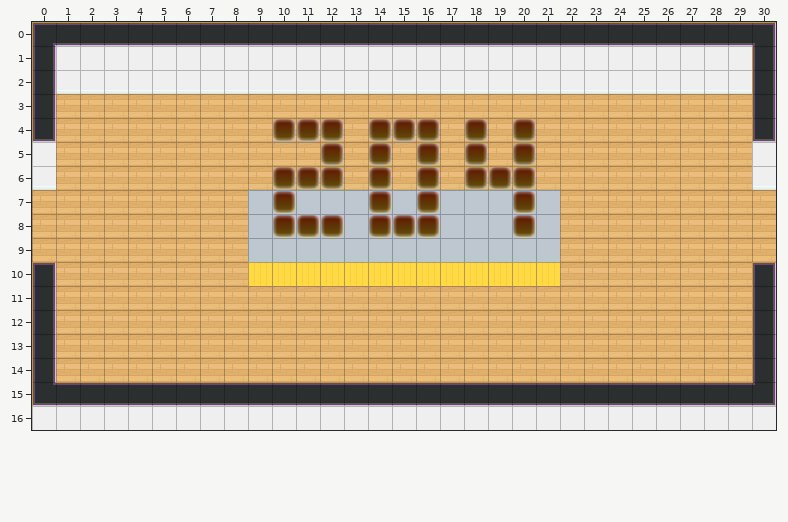
Tiled map (JSON) -- dist/map/204.json. Above is the file before it was changed.
Cells are 32x32 px. Shown: x 0..30, y 0..16.
The same view after the edit:
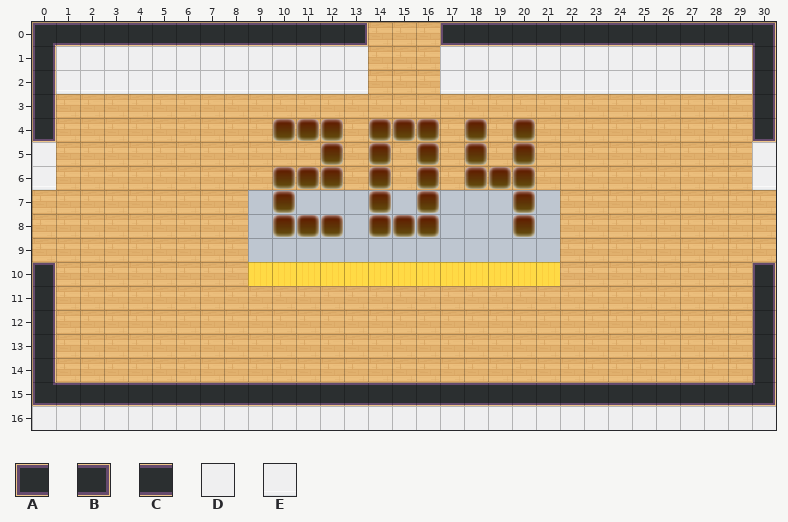
Key: from "tileset5_export": A 46, B 47, C 56, D 62, E 72.
_ is an empty cell.
Difference:
Layer "walls":
y 0: x 13..17 CCCCC -> B___A
y 1: x 14..16 DDD -> ___
y 2: x 14..16 EEE -> ___
Pixel boxes of the changes (left, top, right, bottom) in both pictures:
changed: (365, 22, 443, 94)
